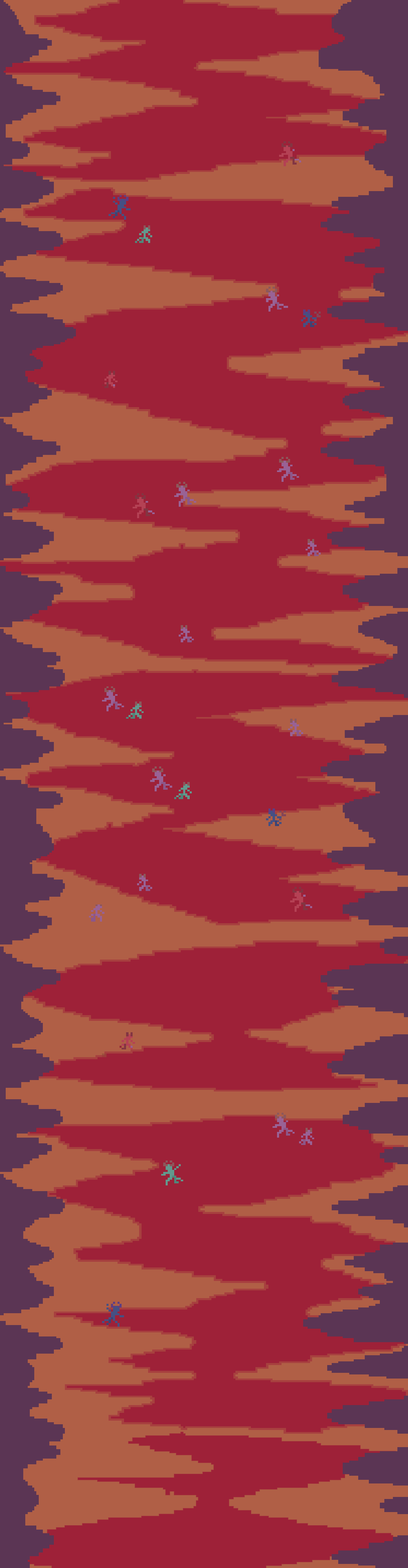
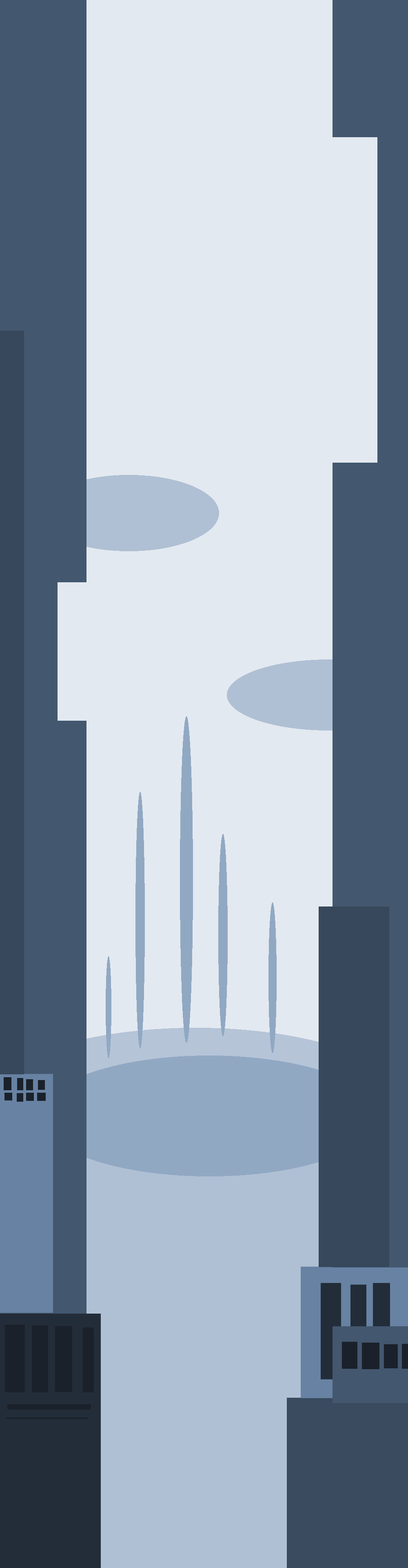
Two versions of the same layered image (408x1568). Layer-by-layer changes:
removed layer "Demons" over (89, 141, 321, 1327)
removed layer "Forground" over (0, 0, 408, 1568)
removed layer "Background" (1st of 2) over (0, 0, 408, 1568)
added layer "Apmetheter" above "Rib like spikes" over (0, 0, 408, 1568)
added layer "Rib like spikes" above "Layer 1" over (0, 0, 408, 1568)
added layer "Layer 1" above "Background" over (3, 1077, 94, 1419)
